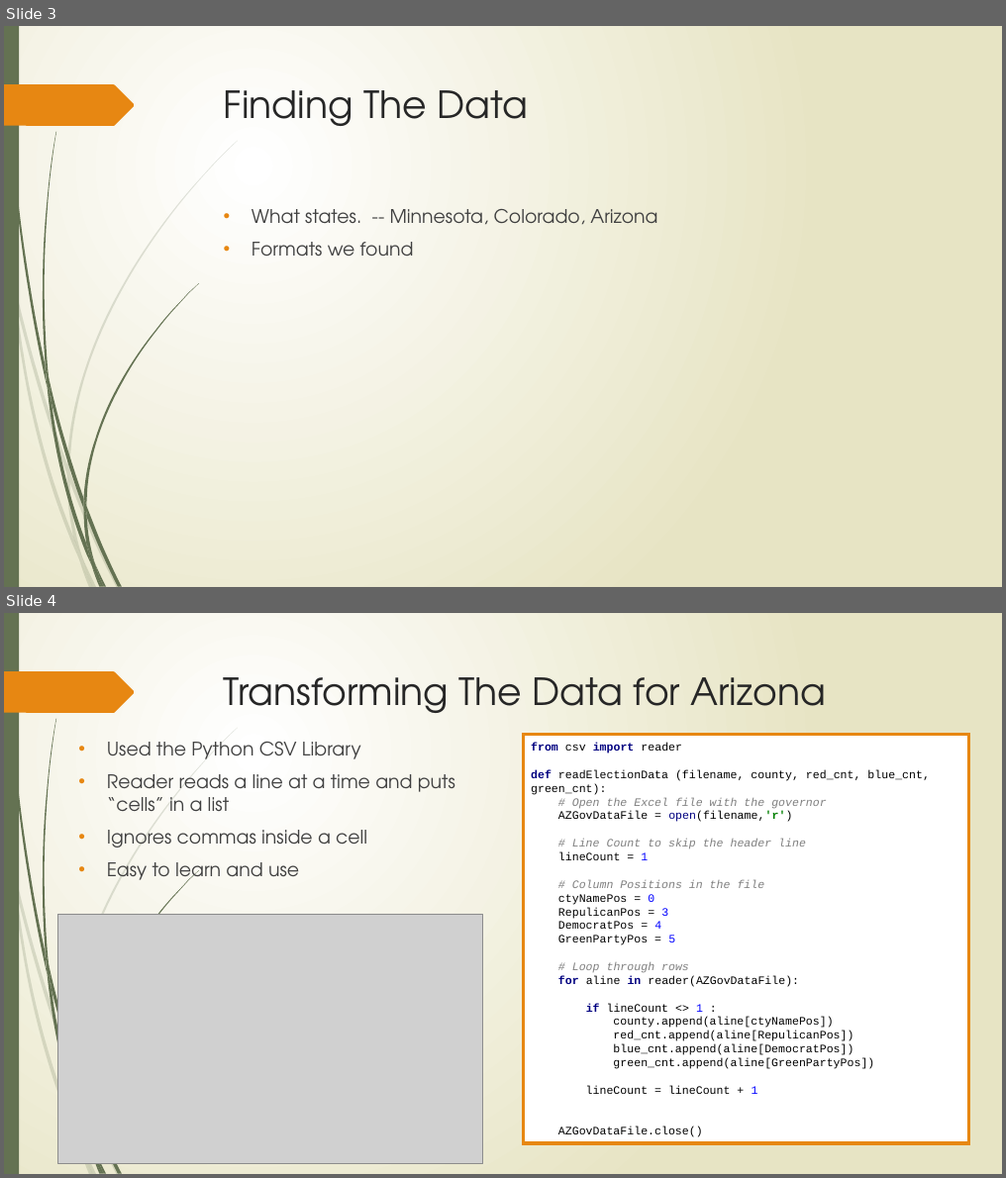
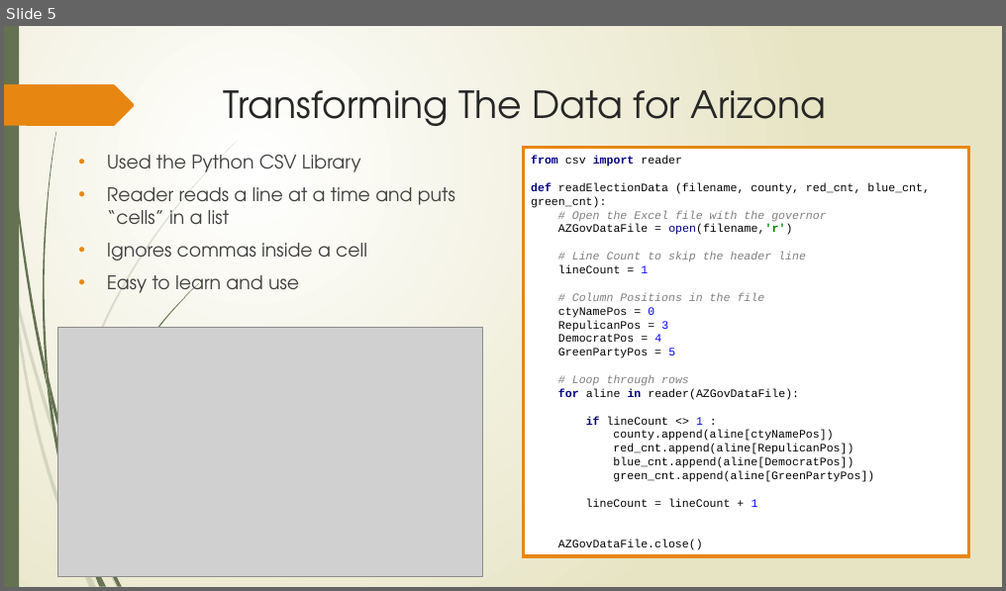
Before and after one commit to smartin25/pythonProject, a slide deck: Election Data Study.pptx. Shown one above the other, each under a label of ours: slides 3 and 4 before the commit, slide 5 after it. The pictures are 1006x1178 and 1006x591 pixels, drawn with LibreOffice and Linux fonts; fonts in the diff are those of the drawing; grey boxes stand for pictures. Boxes give left, top, right and bottom in pixels: in the first picture for what was removed or moved away, otherwise in the second. Text is boxed around its words. In the diff, an @@ line names an element or a change of style, - is before the commit and + after.

```diff
--- a/Election Data Study.pptx
+++ b/Election Data Study.pptx
@@ slide 3 removed at box(4, 26, 1002, 587), background gradient #FFFFFF to #E8E6C4; not listed: 20 template elements that a slide beside it also shows @@
@@ title removed at box(224, 90, 528, 126) @@
-Finding The Data
@@ text removed at box(252, 209, 657, 257) @@
-• What states. -- Minnesota, Colorado, Arizona
-• Formats we found
@@ freeform shape removed at box(67, 465, 70, 482) @@
@@ freeform shape removed at box(67, 474, 82, 559) @@
@@ freeform shape removed at box(83, 498, 86, 517) @@
@@ freeform shape removed at box(83, 509, 94, 565) @@
@@ what was slide 4 is now slide 5 @@
```
Also in this commit, not shown: 5 slides changed, 5 slides added, 1 other slide removed.
